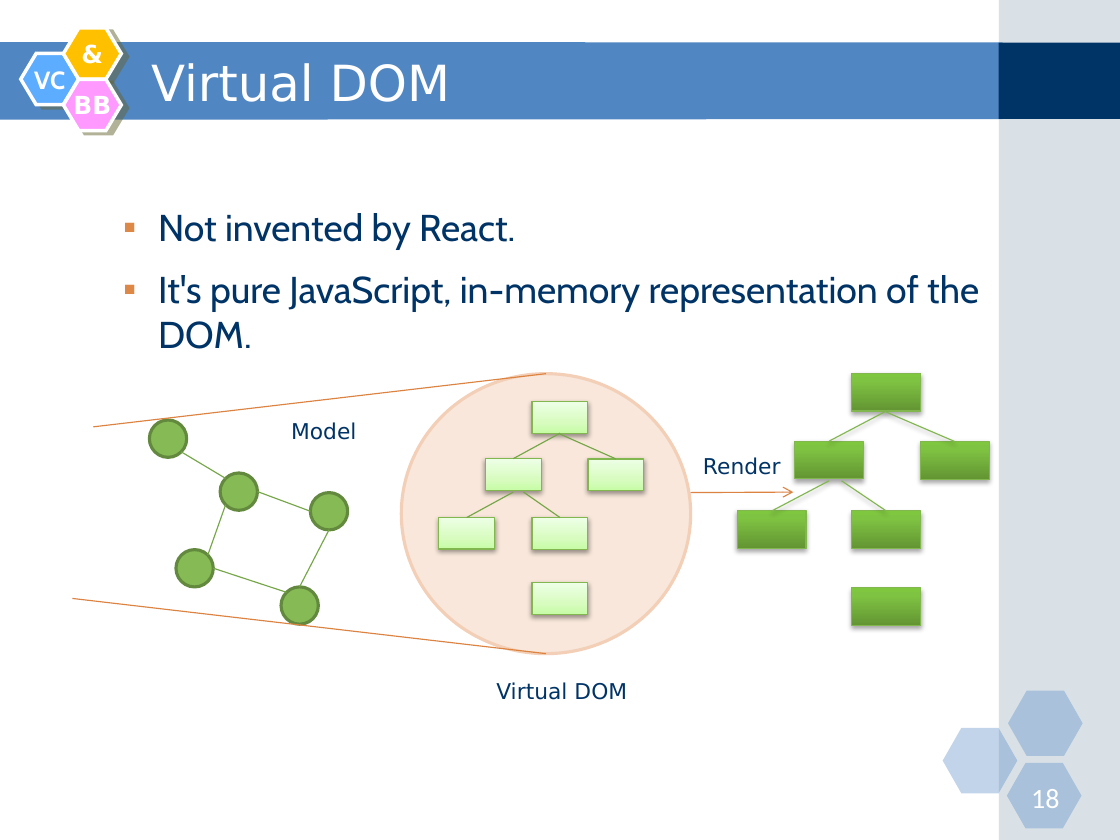
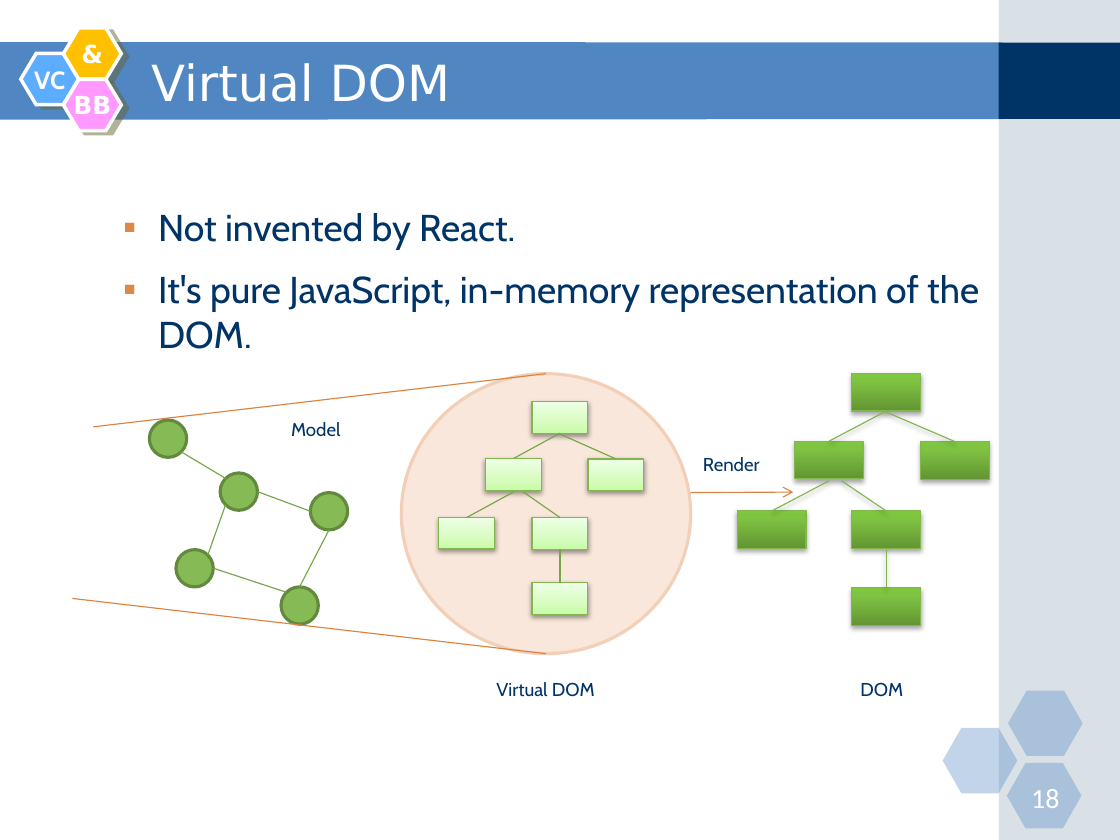
Before and after one commit to nguyenminhtiend/React-Document, a slide deck: slide 18 of React_Slide.pptx. Drawn at 1120x840 pixels with LibreOffice and Linux fonts; fonts in the diff are those of the drawing. Boxes give left, top, right and bottom in pixels: in the first picture for what was removed or moved away, otherwise in the second. Text is boxed around its words. In the diff, an @@ line names an element or a change of style, - is before the commit and + after.

```diff
--- a/React_Slide.pptx
+++ b/React_Slide.pptx
@@ size 14 to 12 pt, font DejaVu Sans to Cabin in 3 elements at (496, 682, 595, 697), (703, 457, 760, 471), (291, 422, 340, 437) @@
@@ line added from (886, 588) to (886, 550), #82B850 0.75 pt @@
@@ text added at (860, 682, 903, 697), 12 pt, text #003366 @@
+DOM
```
Also in this commit, not shown: 1 other slide changed, 2 slides added, 2 other files.
